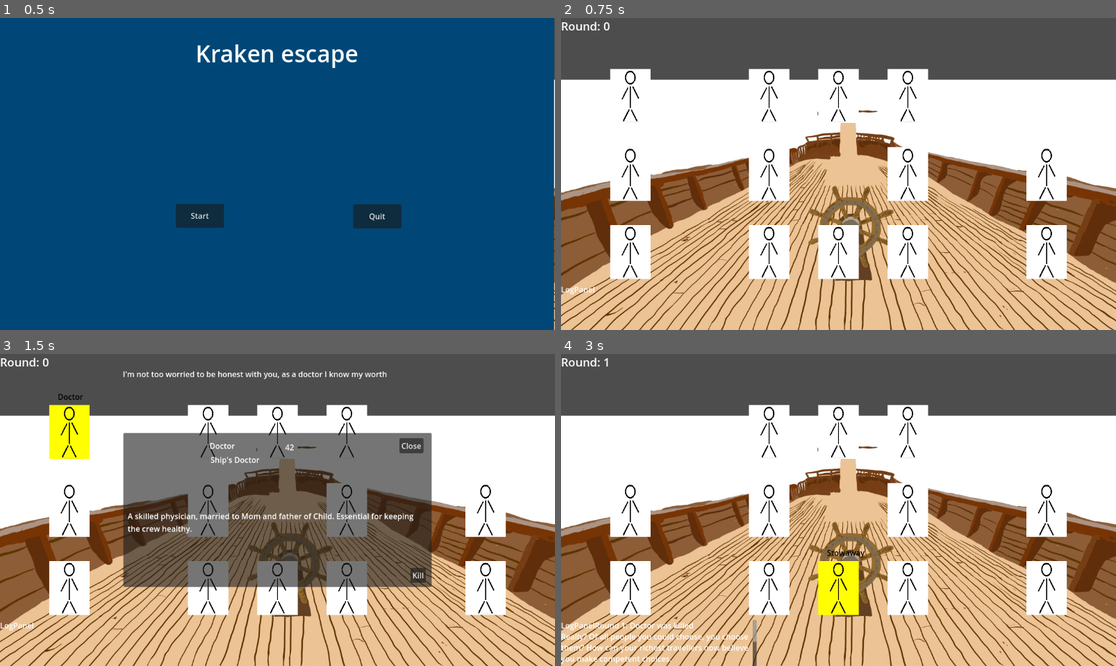
Above: before the commit, frames 1-4 (two rows, left to right).
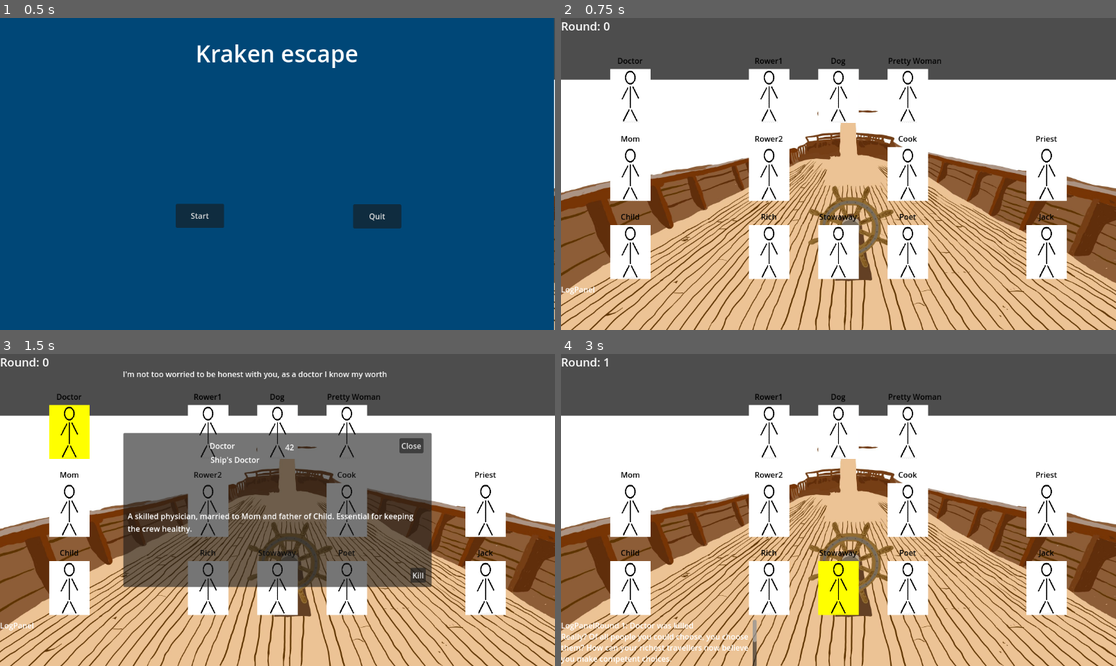
Above: after the commit, the same moments.

Repository: sajochems/Jamsepticeye
Game: Godot game, scene res://scenes/main.tscn
Two runs of this game, one before a commit and one after it. Both use one fixed random seed, a clock stepped at 60 frames per second and the inputs below.
Inputs (mouse positions are in pixels of both pictures, inside the frame that each line leads up to):
- Up to frame 1 (0.5 s): no input
- Up to frame 2 (0.75 s): click "Start" at 0.5 s
- Up to frame 3 (1.5 s): tap Enter at 1.25 s; move the mouse to (66, 432) at 1.27 s; click (66, 432) at 1.42 s
- Up to frame 4 (3 s): click "Kill" at 2 s; click "Continue" at 2.75 s

Frame 1 is identical in both runs. In frame 2, 0.6% of the frame differs, in the area x 10-90%, y 12-66%; in frame 3, 0.5%; in frame 4, 0.5%.

Commit message:
Fix character name

Diff:
--- a/scenes/character.tscn
+++ b/scenes/character.tscn
@@ -27,10 +27,10 @@
 texture = ExtResource("3_lrhn5")
 
 [node name="Name" type="Label" parent="."]
-visible = false
-offset_left = -24.0
+offset_left = -41.0
 offset_top = -85.0
-offset_right = 23.0
+offset_right = 41.0
 offset_bottom = -62.0
 text = "Name"
 label_settings = SubResource("LabelSettings_lrhn5")
+horizontal_alignment = 1
